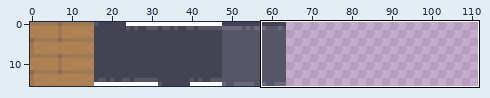
File history of a pixel-art file, Assets/Pixelart/Wall And Floor/floor.aseprite. The first picture is a wide view before the edit; the outline marks the close-up.
Close-up. Before the commit:
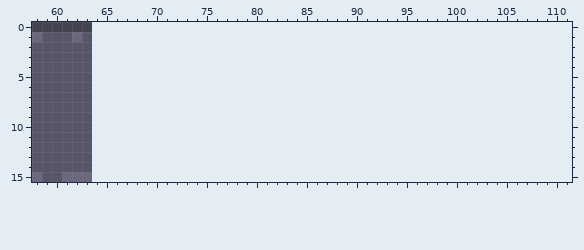
64x16 pixels, 1 frame. Colours within 5 levels of each other are drawn and written as one. Shown: x 58..111, y 0..15. The old version is drawn lined up with the new one, on the new canvas.
The same view after the edit:
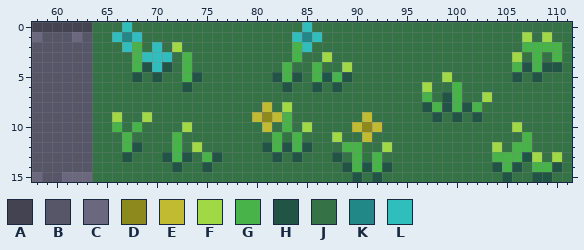
Palette (. is transparent): A #444351  B #575568  C #6a677e  D #8d891c  E #c0bb30  F #a0d846  G #47b349  H #215445  J #357347  K #228787  L #30bebd
Edits made:
canvas 64x16 -> 112x16
@@ x 58..111 @@
- 0 AAAAAA................................................
- 1 CBBBCB................................................
- 2 BBBBBB................................................
- 3 BBBBBB................................................
- 4 BBBBBB................................................
- 5 BBBBBB................................................
- 6 BBBBBB................................................
- 7 BBBBBB................................................
- 8 BBBBBB................................................
- 9 BBBBBB................................................
-10 BBBBBB................................................
-11 BBBBBB................................................
-12 BBBBBB................................................
-13 BBBBBB................................................
-14 BBBBBB................................................
-15 CBBCCC................................................
+ 0 AAAAAAJJJLJJJJJJJJJJJJJJJJJLJJJJJJJJJJJJJJJJJJJJJJJJJJ
+ 1 CBBBCBJJLKLJJJJJJJJJJJJJJJLKLJJJJJJJJJJJJJJJJJJJJFJFJJ
+ 2 BBBBBBJJJLGJLJFJJJJJJJJJJJGLJJJJJJJJJJJJJJJJJJJJJGGGGJ
+ 3 BBBBBBJJJJGLLLJGJJJJJJJJJJGJJFJJJJJJJJJJJJJJJJJJFJGJGJ
+ 4 BBBBBBJJJJGHLHJGJJJJJJJJJGJJGJJFJJJJJJJJJJJJJJJJGHGHHJ
+ 5 BBBBBBJJJJHJHJJGHJJJJJJJHGHJGHGHJJJJJJJJJFJJJJJJHJHJJJ
+ 6 BBBBBBJJJJJJJJJHJJJJJJJJJHJJHJHJJJJJJJJFJJGJJJJJJJJJJJ
+ 7 BBBBBBJJJJJJJJJJJJJJJJJJJJJJJJJJJJJJJJJGJHGJJFJJJJJJJJ
+ 8 BBBBBBJJJJJJJJJJJJJJJJJEJFJJJJJJJJJJJJJHGHGHGJJJJJJJJJ
+ 9 BBBBBBJJFJJFJJJJJJJJJJEDEGJJJJJJJEJJJJJJHJHJHJJJJJJJJJ
+10 BBBBBBJJGJGJJJJFJJJJJJJEJGJFJJJJEDEJJJJJJJJJJJJJFJJJJJ
+11 BBBBBBJJJGJJJJGJJJJJJJJJGJGJJJFJJEJJJJJJJJJJJJJJJGJJJJ
+12 BBBBBBJJJGHJJJGJFJJJJJJHGHGHJJJGGJJFJJJJJJJJJJFJGGJJJJ
+13 BBBBBBJJJHJJJHGHJGHJJJJJHJHJJJHJGJGJJJJJJJJJJJGGGHFJFJ
+14 BBBBBBJJJJJJJJHJJHJJJJJJJJJJJJJHGHGHJJJJJJJJJJHGHJGGHJ
+15 CBBCCCJJJJJJJJJJJJJJJJJJJJJJJJJJHJHJJJJJJJJJJJJHJJHHJJ
Pixel boxes of the changes (left, top, right, bottom) in both close-ups:
added: (92, 22, 572, 182)
